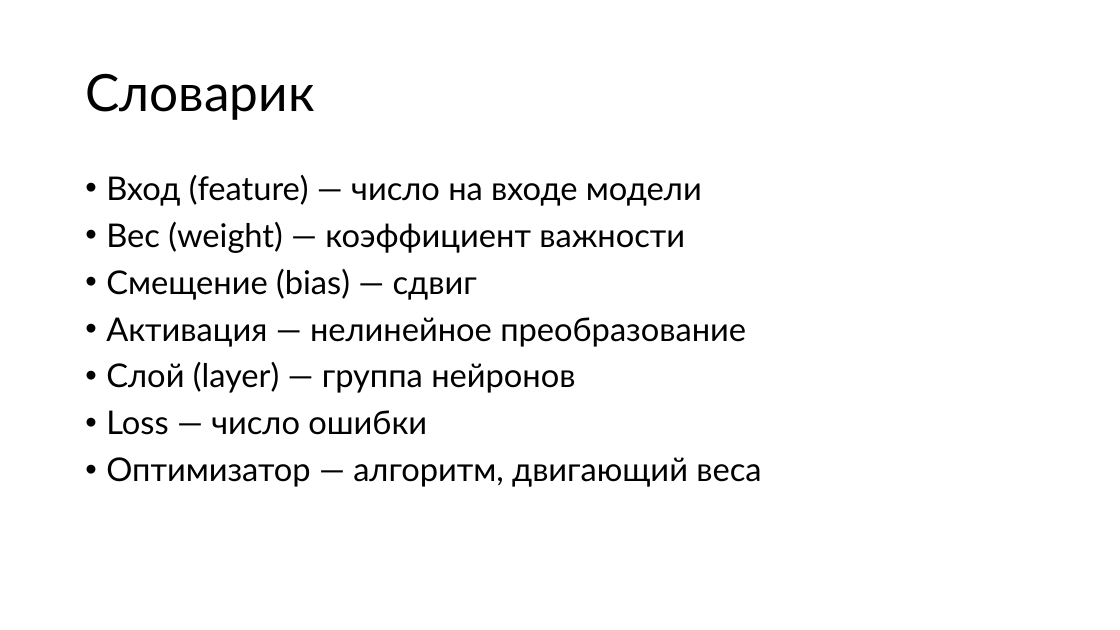
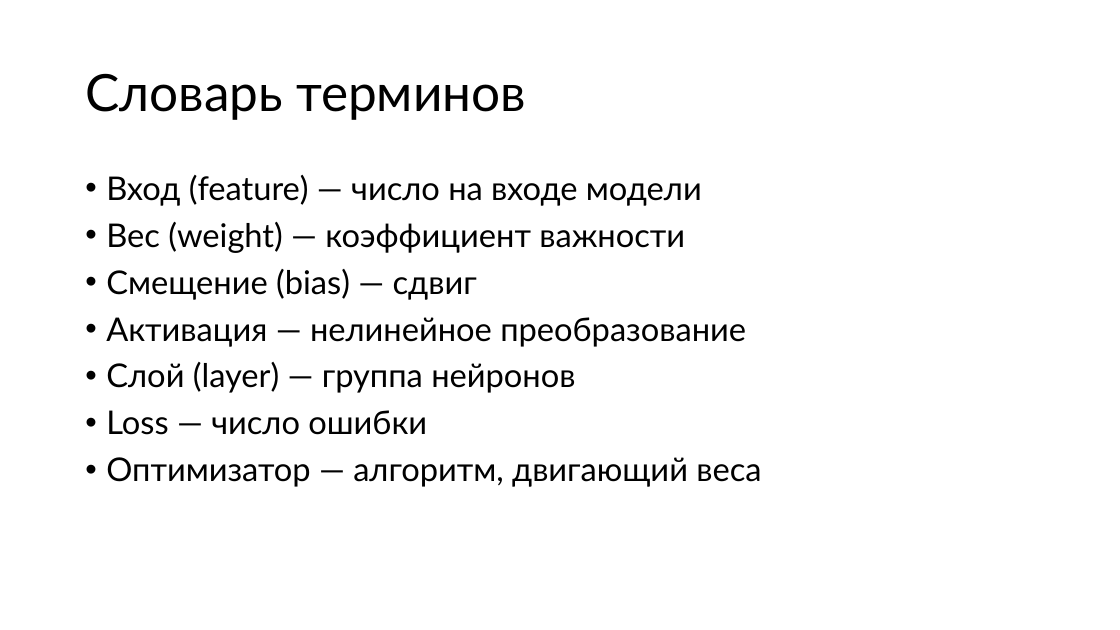
Before and after one commit to Letch49/semantic-vvsu-2026, a slide deck: slide 4 of lectures/lecture_2/lecture_2.pptx. Drawn at 1120x630 pixels with LibreOffice and Linux fonts; fonts in the diff are those of the drawing. Boxes give left, top, right and bottom in pixels: in the first picture for what was removed or moved away, otherwise in the second. Text is boxed around its words. In the diff, an @@ line names an element or a change of style, - is before the commit and + after.

```diff
--- a/lectures/lecture_2/lecture_2.pptx
+++ b/lectures/lecture_2/lecture_2.pptx
@@ title at box(85, 73, 526, 120): text changed @@
-Словарик
+Словарь терминов
```
Also in this commit, not shown: 3 other slides changed, 2 other files.
